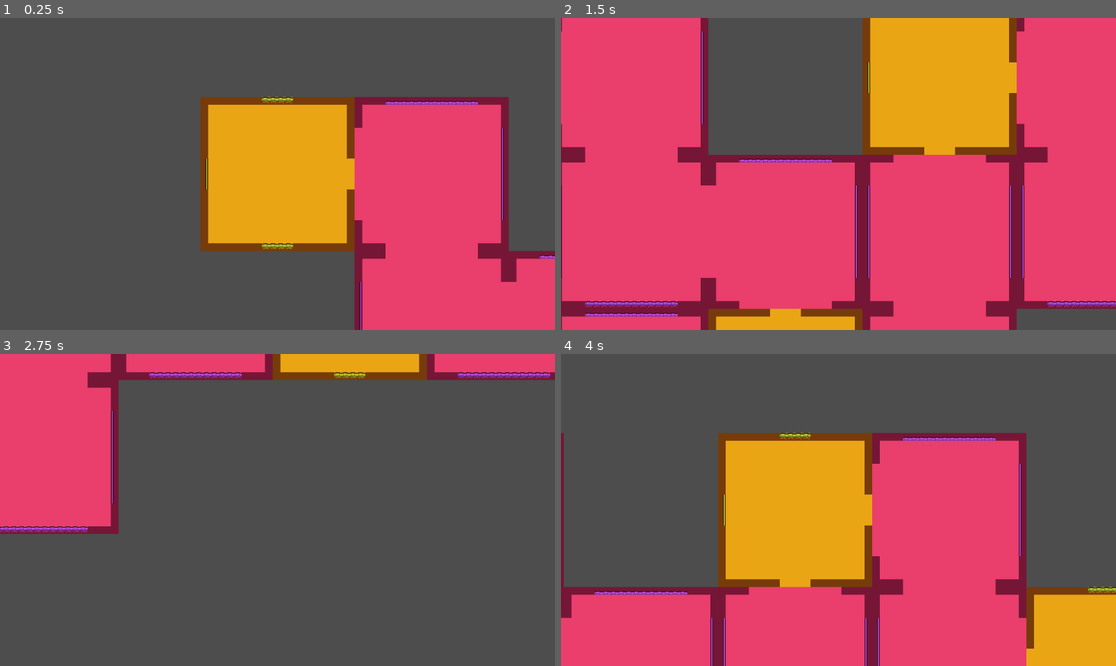
Above: before the commit, frames 1-4 (two rows, left to right).
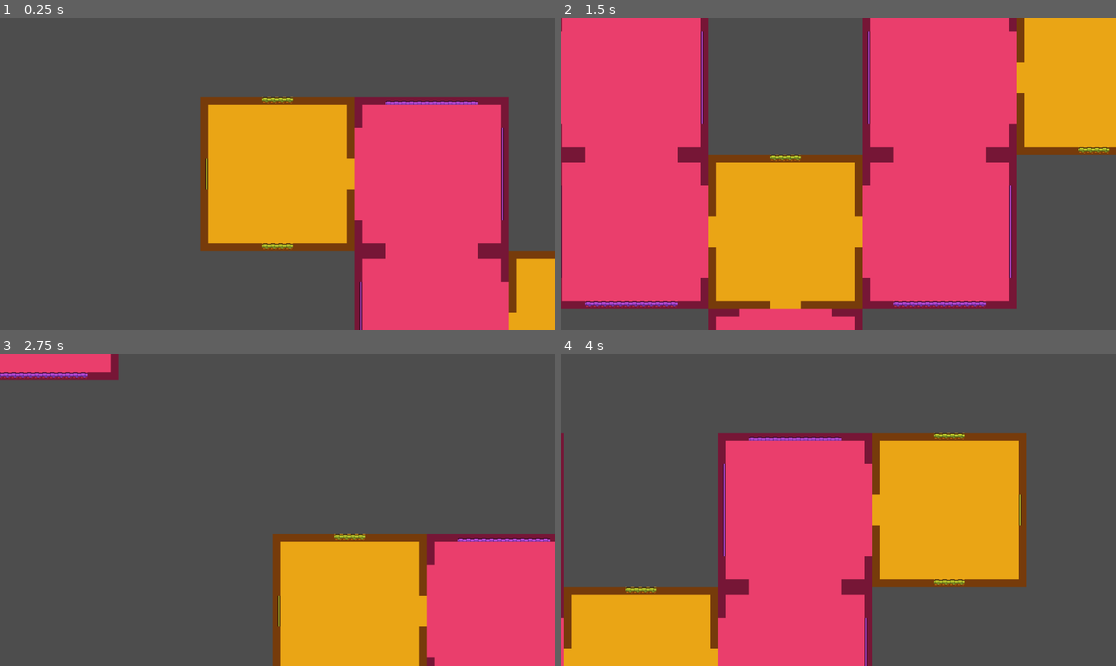
Above: after the commit, the same moments.

Repository: GuaraProductions/geracaoprocedural2d
Game: Godot game, scene res://Cenas/Dungeons/GeradorDeDungeon/GeradorDeDungeon.tscn
Same seed, same stepped clock (60 frames per second), same inputs: the game is played once before the commit and once after it. The project has no main scene, so this scene is started directly.
Inputs (mouse positions are in pixels of both pictures, inside the frame that each line leads up to):
- Up to frame 1 (0.25 s): no input
- Up to frame 2 (1.5 s): tap Enter at 0.5 s; move the mouse to (960, 158) at 0.52 s; hold Right (ui_right) 0.53-1.28 s; click (960, 158) at 0.67 s; move the mouse to (727, 189) at 1.27 s; hold Down (ui_down) from 1.28 s (still down)
- Up to frame 3 (2.75 s): move the mouse to (333, 441) at 2.02 s; release Down (ui_down) at 2.03 s; hold Right (ui_right) from 2.03 s (still down)
- Up to frame 4 (4 s): move the mouse to (810, 572) at 2.77 s; release Right (ui_right) at 2.78 s; hold Up (ui_up) 2.78-3.53 s; click (810, 572) at 2.92 s; move the mouse to (1005, 556) at 3.52 s; hold Left (ui_left) from 3.53 s (still down)

The runs differ from the first frame. In frame 1, 2.1% of the frame differs, in the area x 91-100%, y 74-100%; in frame 2, 49%, in the area x 0-100%, y 0-100%; in frame 3, 39%; in frame 4, 46%.

Commit message:
Reorganizado arquivos, agora dungeons2D são organizadas em coleções

Diff:
--- a/Cenas/Dungeons/GeradorDeDungeon/GeradorDeDungeon.tscn
+++ b/Cenas/Dungeons/GeradorDeDungeon/GeradorDeDungeon.tscn
@@ -1,22 +1,35 @@
-[gd_scene load_steps=8 format=3 uid="uid://clrga4owtdo4r"]
+[gd_scene load_steps=11 format=3 uid="uid://clrga4owtdo4r"]
 
 [ext_resource type="Script" uid="uid://1aap0ik5icij" path="res://Script/Dungeons/GeradorDeDungeon/GeradorDeDungeon.gd" id="1_xbiru"]
 [ext_resource type="PackedScene" uid="uid://pdia42ln8fru" path="res://Cenas/Dungeons/Sala/Dungeon1.tscn" id="2_q3hrf"]
 [ext_resource type="PackedScene" uid="uid://c0sqarall24q2" path="res://Cenas/FreeCam/FreeCam.tscn" id="2_v4ltf"]
 [ext_resource type="PackedScene" uid="uid://cvlvr0tetdgfi" path="res://Cenas/Dungeons/Corredor/Dungeon2.tscn" id="3_florb"]
+[ext_resource type="Script" uid="uid://b11gk51253y5m" path="res://Script/Dungeons/Collection/DungeonCollection.gd" id="3_ulpie"]
 [ext_resource type="Resource" uid="uid://dm76aot6djh1l" path="res://dungeon_cache.tres" id="4_15pkh"]
 [ext_resource type="PackedScene" uid="uid://db38hhe5dibpw" path="res://Cenas/GeradorSalas/Poisson/PoissonDiskSampling.tscn" id="6_qbh5p"]
 [ext_resource type="PackedScene" uid="uid://bgetkdpre5wfq" path="res://Cenas/GeradorDeCorredor/Primm/Primm.tscn" id="7_ulpie"]
 
+[sub_resource type="Resource" id="Resource_ccrug"]
+script = ExtResource("3_ulpie")
+cenas = Array[PackedScene]([ExtResource("2_q3hrf")])
+metadata/_custom_type_script = "uid://b11gk51253y5m"
+
+[sub_resource type="Resource" id="Resource_aya2r"]
+script = ExtResource("3_ulpie")
+cenas = Array[PackedScene]([ExtResource("3_florb")])
+metadata/_custom_type_script = "uid://b11gk51253y5m"
+
 [node name="GeradorDeDungeon" type="Node2D" node_paths=PackedStringArray("gerador_de_salas", "gerador_de_corredores")]
 script = ExtResource("1_xbiru")
+tamanho_dungeon = Vector2i(25, 25)
 gerador_de_salas = NodePath("PoissonDiskSampling")
 gerador_de_corredores = NodePath("Primm")
-tamanho_dungeon = Vector2i(25, 25)
+dungeons = SubResource("Resource_ccrug")
+corredores = SubResource("Resource_aya2r")
 tamanho_sala = Vector2i(320, 320)
-dungeons = Array[PackedScene]([ExtResource("2_q3hrf")])
-corredores = Array[PackedScene]([ExtResource("3_florb")])
+usar_cache = true
 dungeon_cache = ExtResource("4_15pkh")
+executar_no_ready = true
 
 [node name="FreeCam" parent="." instance=ExtResource("2_v4ltf")]
 SPEED = 1000.0
--- /dev/null
+++ b/Script/Dungeons/Collection/DungeonCollection.gd
@@ -0,0 +1,15 @@
+extends Resource
+class_name DungeonCollection2D
+
+@export var cenas : Array[PackedScene]
+
+func _init(p_cenas: Array[PackedScene] = []) -> void:
+	cenas = p_cenas
+
+func get_dungeon_aleatoria() -> Dungeon2D:
+	var cena : PackedScene = cenas.pick_random()
+
+	if cena == null:
+		return null
+
+	return cena.instantiate()
--- a/Script/Dungeons/GeradorDeDungeon/GeradorDeDungeon.gd
+++ b/Script/Dungeons/GeradorDeDungeon/GeradorDeDungeon.gd
@@ -7,28 +7,34 @@
 	CORREDOR
 }
 
+## Quantidade de salas presentes em uma cena
+@export var tamanho_dungeon : Vector2i
 @export var gerador_de_salas : GeradorSala2D
 @export var gerador_de_corredores : GeradorCorredor2D
 #@export var tipo_geracao_salas : TipoGeracaoDeSalas
-@export_category("Dimensões")
-## Quantidade de salas presentes em uma cena
-@export var tamanho_dungeon : Vector2i
+## Cenas que serão usadas como salas (Precisam ser do tipo DungeonRoom)
+@export_category("Cenas")
+@export var dungeons : DungeonCollection2D
+## Cenas que serão usadas como corredores (Precisam ser do tipo DungeonRoom)
+@export var corredores : DungeonCollection2D
 ## Indica o tamanho de cada sala (dungeon e corredor)
 @export var tamanho_sala : Vector2i
-## Cenas que serão usadas como salas (Precisam ser do tipo DungeonRoom)
-@export_category("Cenas")
-@export var dungeons : Array[PackedScene]
-## Cenas que serão usadas como corredores (Precisam ser do tipo DungeonRoom)
-@export var corredores : Array[PackedScene]
 ## Matrix 2D representando a dungeon
 @export_category("Cache")
 @export var usar_cache : bool
 @export var dungeon_cache : DungeonCache
+@export_category("Debug")
+@export var executar_no_ready : bool = false
+@export var executar_no_editor : bool = false
 
 ## Estrutura auxiliar para guardar coordenadas de determinadas salas
 var dungeon_grid : Array = []
 
 func _ready() -> void:
+	if executar_no_ready:
+		gerar_dungeon()
+
+func gerar_dungeon() -> void:
 
 	_iniciar_dungeon_grid()
 
@@ -68,11 +74,11 @@
 
 ## Spawnar sala em uma posicao do mapa. Todas as salas são configuradas
 ## De acordo com a coordenada que elas tem dentro do Grid
-func criar_sala(posicao: Vector2, direcao: Vector2i = Vector2i.ZERO) -> DungeonRoom:
+func criar_sala(posicao: Vector2, direcao: Vector2i = Vector2i.ZERO) -> Dungeon2D:
 
 	dungeon_grid[posicao.x][posicao.y] = TipoCelula.SALA
 
-	var dungeon_sala_instancia : DungeonRoom = dungeons.pick_random().instantiate()
+	var dungeon_sala_instancia : Dungeon2D = dungeons.get_dungeon_aleatoria()
 	dungeon_sala_instancia.name = "%d-%d" % [posicao.x, posicao.y]
 	add_child(dungeon_sala_instancia)
 
@@ -88,11 +94,11 @@
 
 ## Spawnar corredor em uma posicao do mapa. Todas as salas são configuradas
 ## De acordo com a coordenada que elas tem dentro do Grid
-func criar_corredor(posicao: Vector2) -> DungeonRoom:
+func criar_corredor(posicao: Vector2) -> Dungeon2D:
 
 	dungeon_grid[posicao.x][posicao.y] = TipoCelula.CORREDOR
 
-	var corredor_sala_instancia : DungeonRoom = corredores[0].instantiate()
+	var corredor_sala_instancia : Dungeon2D = corredores.get_dungeon_aleatoria()
 
 	corredor_sala_instancia.name = "%d-%d" % [posicao.x, posicao.y]
 	add_child(corredor_sala_instancia)
@@ -105,7 +111,7 @@
 	return corredor_sala_instancia
 
 ## Acessar dungeon em especifico de acordo com a coordenada
-func get_dungeon_em(p: Vector2i) -> DungeonRoom:
+func get_dungeon_em(p: Vector2i) -> Dungeon2D:
 	var nome : String =  "%d-%d" % [p.x, p.y]
 	return get_node_or_null(nome)
 
--- a/Script/Dungeons/Rooms/DungeonRoom.gd
+++ b/Script/Dungeons/Rooms/DungeonRoom.gd
@@ -1,5 +1,5 @@
 extends Node2D
-class_name DungeonRoom
+class_name Dungeon2D
 
 @export var tamanho_rect : ColorRect
 var tamanho_sala : Vector2
--- a/Teste/DungeonRemoverTileTest.gd
+++ b/Teste/DungeonRemoverTileTest.gd
@@ -1,6 +1,6 @@
 extends Node2D
 
-@onready var dungeon_1: DungeonRoom = $Dungeon1
+@onready var dungeon_1: Dungeon2D = $Dungeon1
 
 func _ready() -> void:
 
--- a/dungeon_cache.tres
+++ b/dungeon_cache.tres
@@ -1,6 +1,6 @@
 [gd_resource type="Resource" script_class="DungeonCache" load_steps=2 format=3 uid="uid://dm76aot6djh1l"]
 
-[ext_resource type="Script" uid="uid://bqpep3bmjimg2" path="res://Cenas/Dungeons/DungeonCache.gd" id="1_d53we"]
+[ext_resource type="Script" uid="uid://bqpep3bmjimg2" path="res://Cenas/Dungeons/Cache/DungeonCache.gd" id="1_d53we"]
 
 [resource]
 script = ExtResource("1_d53we")
Renamed: Cenas/Dungeons/DungeonCache.gd -> Cenas/Dungeons/Cache/DungeonCache.gd
Renamed: Cenas/Dungeons/DungeonCache.gd.uid -> Cenas/Dungeons/Cache/DungeonCache.gd.uid
Not shown, added: Script/Dungeons/Collection/DungeonCollection.gd.uid
